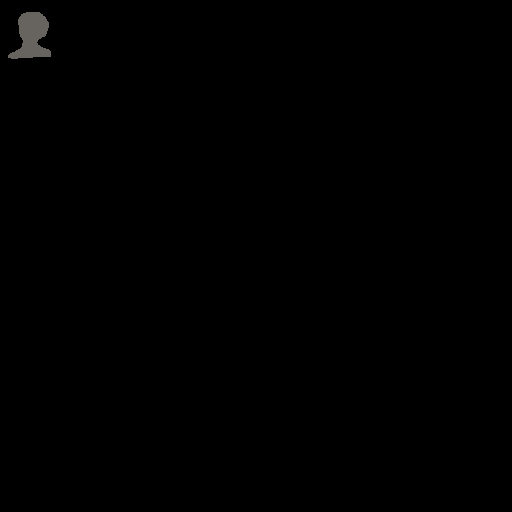
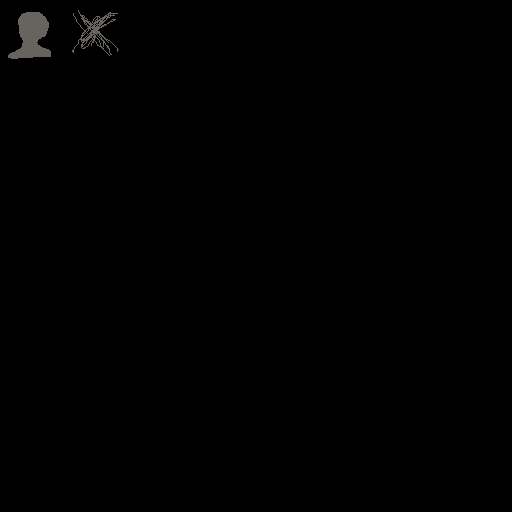
Layers edited between the first and the second 512 x 512 image:
painted on "Layer" over box(72, 10, 119, 56)
